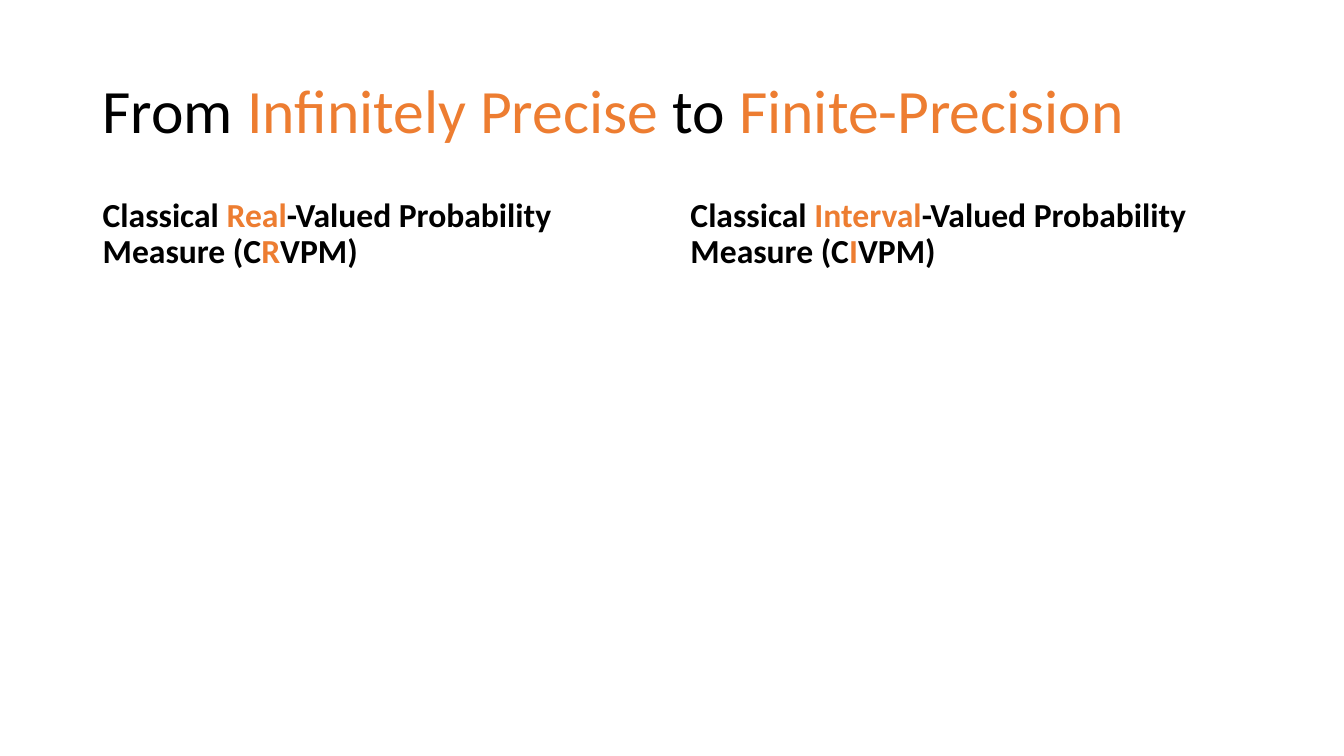
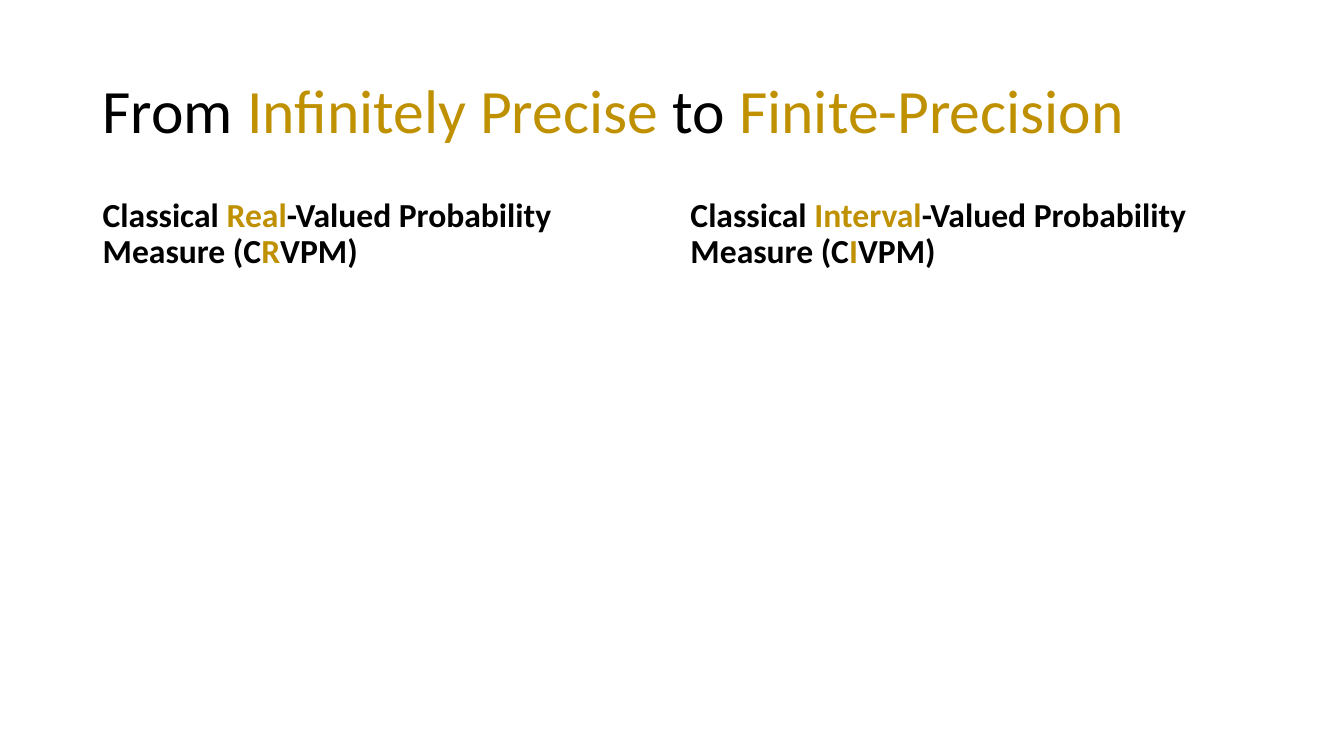
Before and after one commit to yuttai/Contextuality-and-Nonlocality-in-Discrete-Quantum-Theory, a slide deck: slide 3 of prop_short.pptm. Drawn at 1344x756 pixels with LibreOffice and Linux fonts; fonts in the diff are those of the drawing; grey boxes stand for pictures. Boxes give left, top, right and bottom in pixels: in the first picture for what was removed or moved away, otherwise in the second. Text is boxed around its words. In the diff, an @@ line names an element or a change of style, - is before the commit and + after.

```diff
--- a/prop_short.pptm
+++ b/prop_short.pptm
@@ title "From Infinitely Precise to Finite-Precision" at [103,90,1123,143]: text colour #ED7D31 to #BF9000 in "Infinitely Precise Finite-Precision" @@
@@ text "Classical Real-Valued Probability Measure (CRVPM)" at [103,203,551,268]: text colour #ED7D31 to #BF9000 in "Real-Valued (CRVPM)" @@
@@ text "Classical Interval-Valued Probability Measure (CIVPM)" at [690,203,1186,268]: text colour #ED7D31 to #BF9000 in "Interval-Valued (CIVPM)" @@
```
Also in this commit, not shown: 13 other slides changed, 1 slide added, 9 slides removed.
